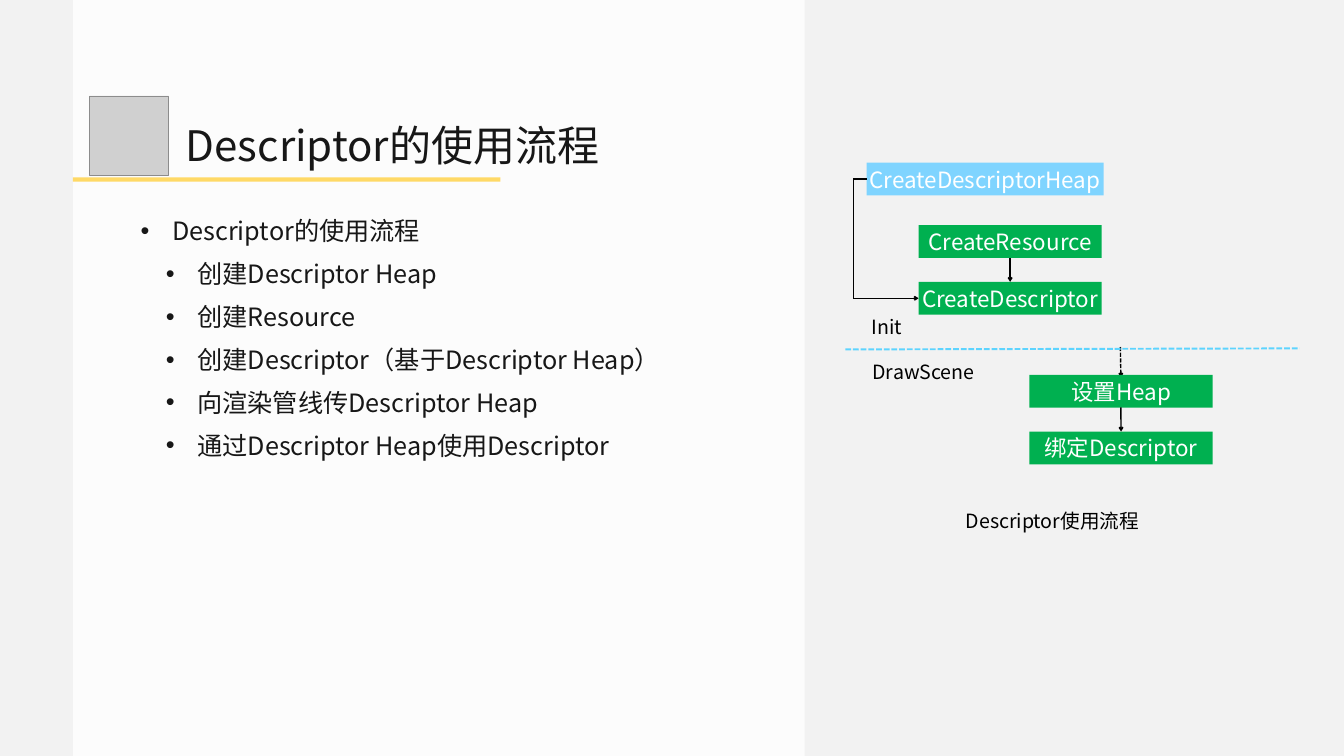
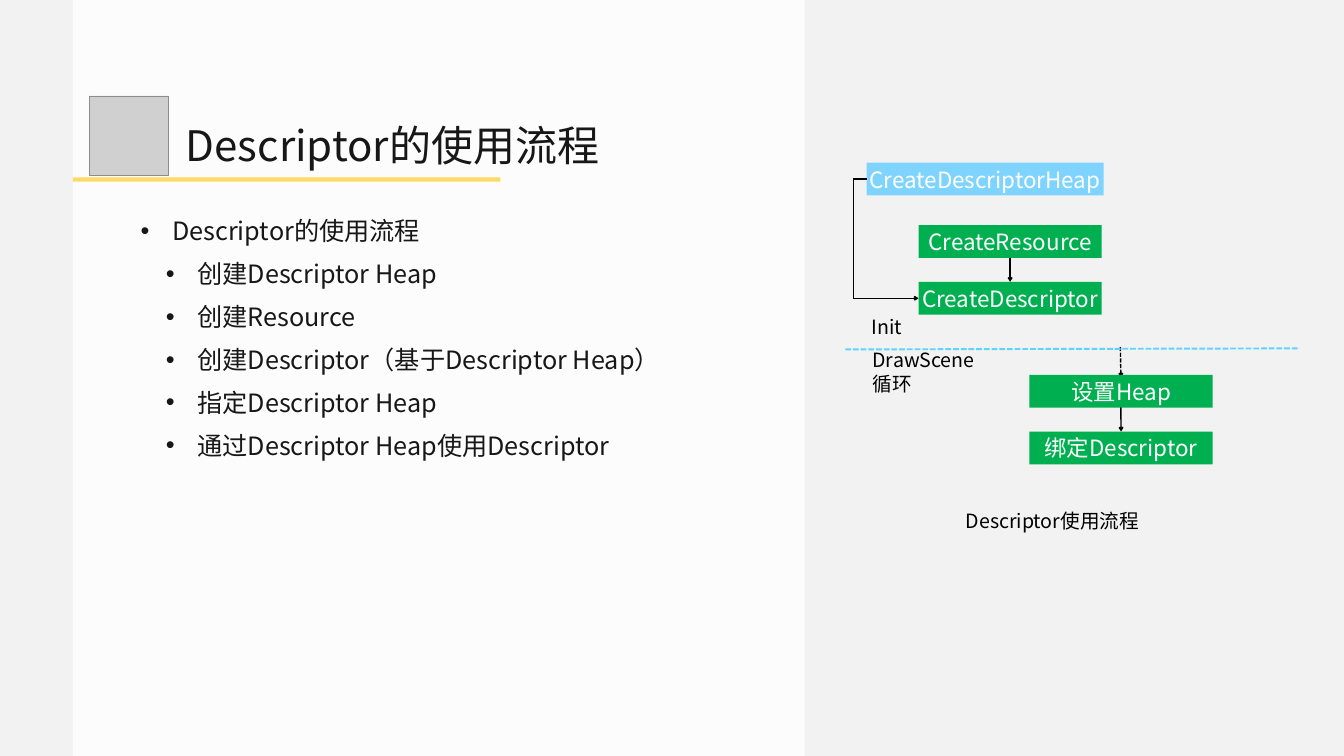
Before and after one commit to doomlover/KSGameEngineTutorials, a slide deck: slide 20 of PPTs/05.深入DX12绘制二.pptx. Drawn at 1344x756 pixels with LibreOffice and Linux fonts; fonts in the diff are those of the drawing; grey boxes stand for pictures. Boxes give left, top, right and bottom in pixels: in the first picture for what was removed or moved away, otherwise in the second. Text is boxed around its words. In the diff, an @@ line names an element or a change of style, - is before the commit and + after.

```diff
--- a/PPTs/05.深入DX12绘制二.pptx
+++ b/PPTs/05.深入DX12绘制二.pptx
@@ text at [872,364,974,380]: text changed @@
-DrawScene
+DrawScene循环
@@ text at [197,390,437,418]: text changed @@
-  • 向渲染管线传Descriptor Heap
+  • 指定Descriptor Heap
```
Also in this commit, not shown: 15 other slides changed, 2 slides added, 2 slides removed.
